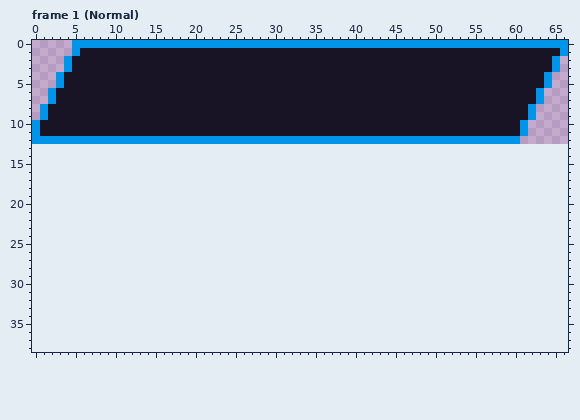
File history of a pixel-art file, Assets/Art/UI/New UI/Button.aseprite. The first picture shows the starting point.
67x13 pixels, 3 frames. Shown: frame 1 (Normal). The old version is drawn lined up with the new one, on the new canvas. The commit also changed other frames, which this record leaves out.
Once edited:
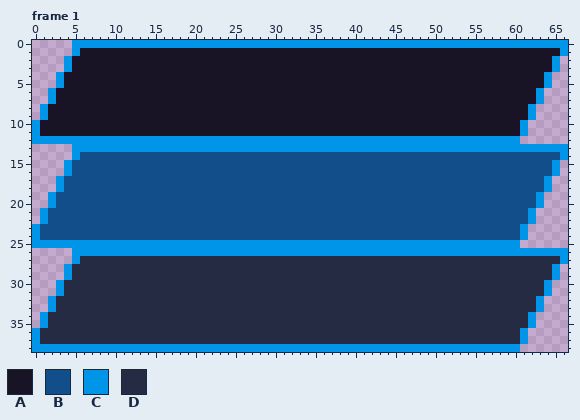
Palette (. is transparent): A #181425  B #124e89  C #0095e9  D #262b44
Author's note on the commit: Added UI sounds to buttons
What changed:
canvas 67x13 -> 67x39
Changed rows in their new state; - is an unchanged pixel.
Frame 1:
first column x 0:
13 -----CCCCCCCCCCCCCCCCCCCCCCCCCCCCCCCCCCCCCCCCCCCCCCCCCCCCCCCCCCCCCC
14 -----CBBBBBBBBBBBBBBBBBBBBBBBBBBBBBBBBBBBBBBBBBBBBBBBBBBBBBBBBBBBBC
15 ----CBBBBBBBBBBBBBBBBBBBBBBBBBBBBBBBBBBBBBBBBBBBBBBBBBBBBBBBBBBBBC-
16 ----CBBBBBBBBBBBBBBBBBBBBBBBBBBBBBBBBBBBBBBBBBBBBBBBBBBBBBBBBBBBBC-
17 ---CBBBBBBBBBBBBBBBBBBBBBBBBBBBBBBBBBBBBBBBBBBBBBBBBBBBBBBBBBBBBC--
18 ---CBBBBBBBBBBBBBBBBBBBBBBBBBBBBBBBBBBBBBBBBBBBBBBBBBBBBBBBBBBBBC--
19 --CBBBBBBBBBBBBBBBBBBBBBBBBBBBBBBBBBBBBBBBBBBBBBBBBBBBBBBBBBBBBC---
20 --CBBBBBBBBBBBBBBBBBBBBBBBBBBBBBBBBBBBBBBBBBBBBBBBBBBBBBBBBBBBBC---
21 -CBBBBBBBBBBBBBBBBBBBBBBBBBBBBBBBBBBBBBBBBBBBBBBBBBBBBBBBBBBBBC----
22 -CBBBBBBBBBBBBBBBBBBBBBBBBBBBBBBBBBBBBBBBBBBBBBBBBBBBBBBBBBBBBC----
23 CBBBBBBBBBBBBBBBBBBBBBBBBBBBBBBBBBBBBBBBBBBBBBBBBBBBBBBBBBBBBC-----
24 CBBBBBBBBBBBBBBBBBBBBBBBBBBBBBBBBBBBBBBBBBBBBBBBBBBBBBBBBBBBBC-----
25 CCCCCCCCCCCCCCCCCCCCCCCCCCCCCCCCCCCCCCCCCCCCCCCCCCCCCCCCCCCCC------
26 -----CCCCCCCCCCCCCCCCCCCCCCCCCCCCCCCCCCCCCCCCCCCCCCCCCCCCCCCCCCCCCC
27 -----CDDDDDDDDDDDDDDDDDDDDDDDDDDDDDDDDDDDDDDDDDDDDDDDDDDDDDDDDDDDDC
28 ----CDDDDDDDDDDDDDDDDDDDDDDDDDDDDDDDDDDDDDDDDDDDDDDDDDDDDDDDDDDDDC-
29 ----CDDDDDDDDDDDDDDDDDDDDDDDDDDDDDDDDDDDDDDDDDDDDDDDDDDDDDDDDDDDDC-
30 ---CDDDDDDDDDDDDDDDDDDDDDDDDDDDDDDDDDDDDDDDDDDDDDDDDDDDDDDDDDDDDC--
31 ---CDDDDDDDDDDDDDDDDDDDDDDDDDDDDDDDDDDDDDDDDDDDDDDDDDDDDDDDDDDDDC--
32 --CDDDDDDDDDDDDDDDDDDDDDDDDDDDDDDDDDDDDDDDDDDDDDDDDDDDDDDDDDDDDC---
33 --CDDDDDDDDDDDDDDDDDDDDDDDDDDDDDDDDDDDDDDDDDDDDDDDDDDDDDDDDDDDDC---
34 -CDDDDDDDDDDDDDDDDDDDDDDDDDDDDDDDDDDDDDDDDDDDDDDDDDDDDDDDDDDDDC----
35 -CDDDDDDDDDDDDDDDDDDDDDDDDDDDDDDDDDDDDDDDDDDDDDDDDDDDDDDDDDDDDC----
36 CDDDDDDDDDDDDDDDDDDDDDDDDDDDDDDDDDDDDDDDDDDDDDDDDDDDDDDDDDDDDC-----
37 CDDDDDDDDDDDDDDDDDDDDDDDDDDDDDDDDDDDDDDDDDDDDDDDDDDDDDDDDDDDDC-----
38 CCCCCCCCCCCCCCCCCCCCCCCCCCCCCCCCCCCCCCCCCCCCCCCCCCCCCCCCCCCCC------
